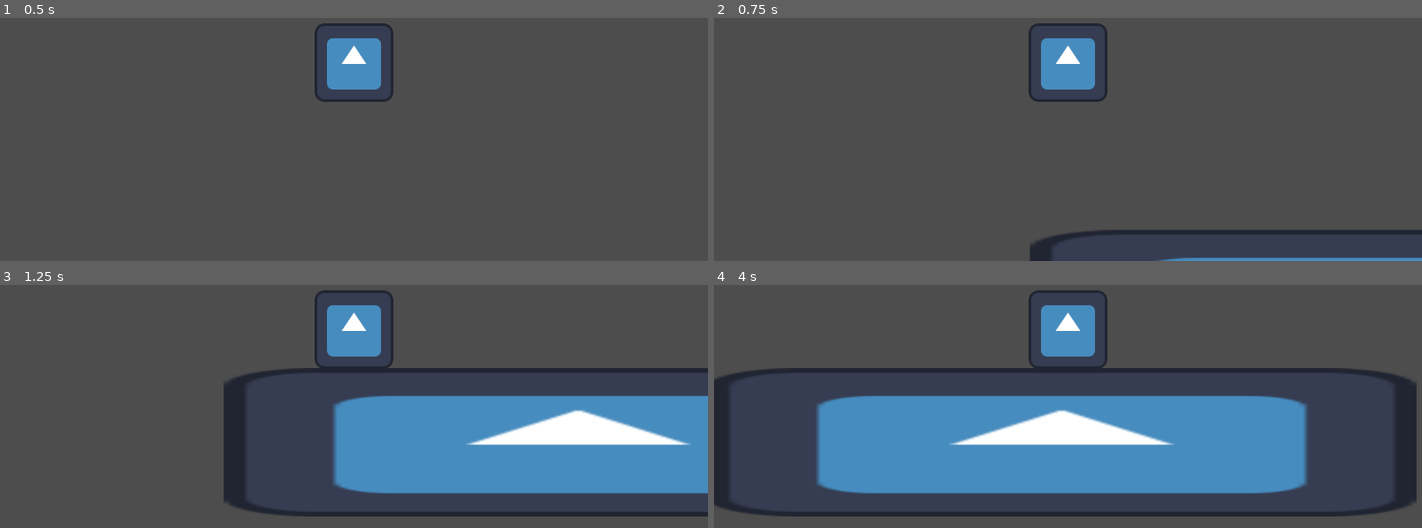
Above: before the commit, frames 1-4 (two rows, left to right).
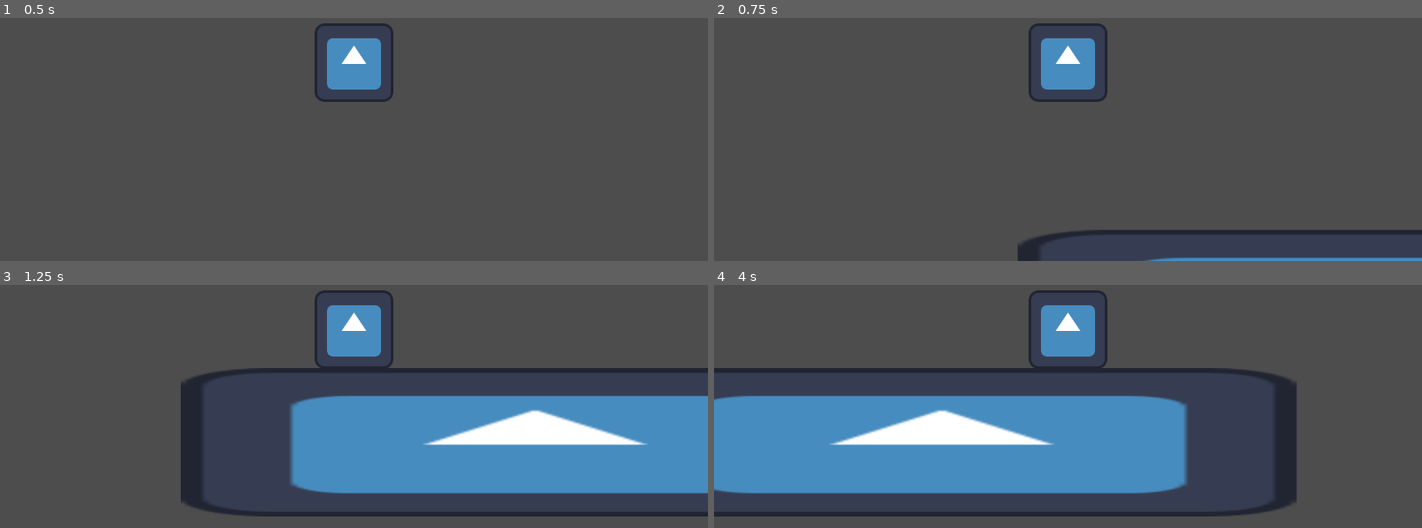
Above: after the commit, the same moments.

Repository: FoxedGuy/rune-ruins
Game: Godot game, scene res://player_test.tscn
Two runs of this game, one before a commit and one after it. Both use one fixed random seed, a clock stepped at 60 frames per second and the inputs below. The engine's default icon, where the game draws it, is replaced by a stand-in: a white triangle on a blue panel in a dark square.
Inputs:
- Up to frame 1 (0.5 s): no input
- Up to frame 2 (0.75 s): tap Enter (ui_accept) at 0.5 s; hold Right (ui_right) from 0.53 s (still down)
- Up to frame 3 (1.25 s): keep holding Right (ui_right); tap Enter (ui_accept) at 0.77 s
- Up to frame 4 (4 s): tap Enter (ui_accept) at 1.52, 3.02, 3.77 s; release Right (ui_right) at 2.03 s; hold Left (ui_left) 2.03-2.78 s; hold Right (ui_right) from 2.78 s (still down)

Frame 1 is identical in both runs. In frame 2, 0.4% of the frame differs, in the area x 42-66%, y 87-100%; in frame 3, 8.6%; in frame 4, 21%, in the area x 0-100%, y 34-96%.

Commit message:
simple vars and some function declarations

Diff:
--- a/character_body_2d.gd
+++ b/character_body_2d.gd
@@ -1,9 +1,27 @@
 extends CharacterBody2D
-
-
-const SPEED = 300.0
+const SPEED = 400.0
 const JUMP_VELOCITY = -400.0
 
+@onready
+var sprite = $Sprite2D
+
+# TODO: should be changed along the way
+var health = 100
+var mana = 30
+var stamina = 50
+var is_attacking: bool = false
+var weapon
+
+func attack() -> void:
+	is_attacking = true
+	stamina -= 10
+	is_attacking = false
+
+func get_damage(damage: int) -> void:
+	health -= damage
+
+func _input(event: InputEvent) -> void:
+	pass
 
 func _physics_process(delta: float) -> void:
 	# Add the gravity.
